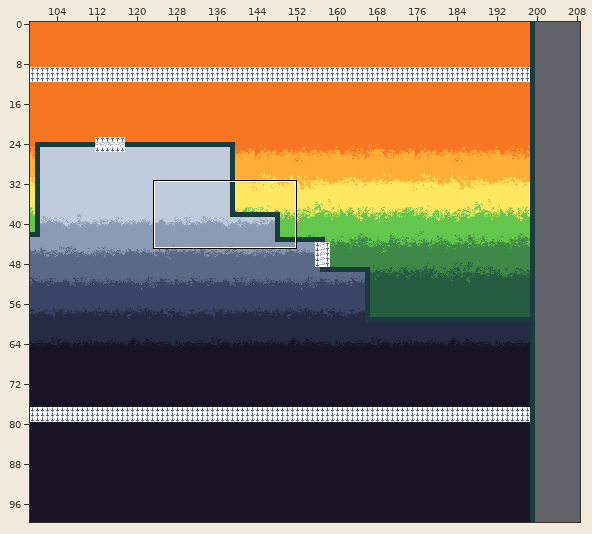
Level history. Tiled map: assets/maps/Test.tmx. Above, an overview of the earlier version with the close-up marked.
Close-up. The starting point:
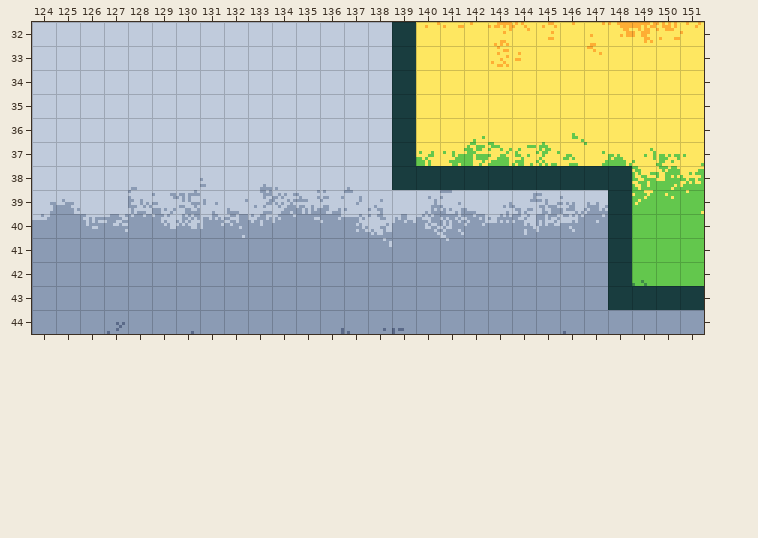
Cells are 8x8 px. Shown: x 124..151, y 32..44. The commit also changed other parts of the map, which this record leaves out. The old version is drawn lined up with the new one.
The same view after the edit:
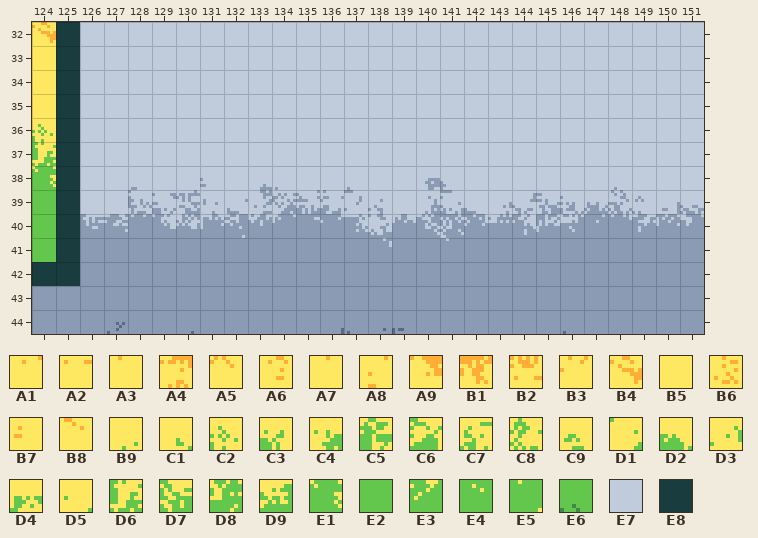
Key: from "Gradient-Green-Orange": A1 267, A2 268, A3 269, A4 270, A5 271, A6 272, A7 273, A8 274, A9 275, B1 276, B2 277, B3 278, B4 284, B5 288, B6 302, B7 303, B8 306, B9 397, C1 401, C2 412, C3 427, C4 428, C5 429, C6 430, C7 431, C8 432, C9 433, D1 434, D2 435, D3 436, D4 437, D5 438, D6 444, D7 468, D8 469, D9 470, E1 476, E2 480, E3 500, E4 501, E5 502, E6 596; from "Gradient-Grey-DarkGrey": E7 0; from "Ground": E8 0.
__ is an empty cell.
The edit:
map size 200x100 -> 250x100 cells
Layer "Bottom Gradient":
The author put tile E7 in row 32 at x 140 to 151; in row 33 at x 139 to 151.
Tile E7 is removed in rows 32 to 33 at x 124 to 125.
Layer "Top Gradient":
The author put tile B4 in row 32 at x 124.
The author put tile B5 in rows 33 to 35 at x 124.
The author put tile C2 in row 36 at x 124.
The author put tile D6 in row 37 at x 124.
The author put tile E1 in row 38 at x 124.
The author put tile E2 in rows 39 to 41 at x 124.
The tile that lay hidden is removed in rows 32 to 37 at x 139; in row 38 at x 139 to 148; in rows 39 to 42 at x 148; in row 43 at x 148 to 151.
Tile A1 is removed in row 32 at x 140.
Tile A2 is removed in row 32 at x 141.
Tile A3 is removed in row 32 at x 142.
Tile A4 is removed in row 32 at x 143.
Tile A5 is removed in row 32 at x 144.
Tile A6 is removed in row 32 at x 145.
Tile A7 is removed in row 32 at x 146.
Tile A8 is removed in row 32 at x 147.
Tile A9 is removed in row 32 at x 148.
Tile B1 is removed in row 32 at x 149.
Tile B2 is removed in row 32 at x 150.
Tile B3 is removed in row 32 at x 151.
Tile B5 is removed in row 33 at x 140 to 142, 145 to 146 and 148 to 151; in rows 34 to 35 at x 140 to 151; in row 36 at x 140 to 141, 143 to 145 and 147 to 151.
Tile B6 is removed in row 33 at x 143.
Tile B7 is removed in row 33 at x 144.
Tile B8 is removed in row 33 at x 147.
Tile B9 is removed in row 36 at x 142.
Tile C1 is removed in row 36 at x 146.
Tile C3 is removed in row 37 at x 140.
Tile C4 is removed in row 37 at x 141.
Tile C5 is removed in row 37 at x 142.
Tile C6 is removed in row 37 at x 143.
Tile C7 is removed in row 37 at x 144.
Tile C8 is removed in row 37 at x 145.
Tile C9 is removed in row 37 at x 146.
Tile D1 is removed in row 37 at x 147.
Tile D2 is removed in row 37 at x 148.
Tile D3 is removed in row 37 at x 149.
Tile D4 is removed in row 37 at x 150.
Tile D5 is removed in row 37 at x 151.
Tile D7 is removed in row 38 at x 149.
Tile D8 is removed in row 38 at x 150.
Tile D9 is removed in row 38 at x 151.
Tile E2 is removed in rows 40 to 41 at x 149 to 151; in row 42 at x 150 to 151.
Tile E3 is removed in row 39 at x 149.
Tile E4 is removed in row 39 at x 150.
Tile E5 is removed in row 39 at x 151.
Tile E6 is removed in row 42 at x 149.
Layer "Ground":
The author put tile E8 in rows 32 to 41 at x 125; in row 42 at x 124 to 125.
Tile E8 is removed in rows 32 to 37 at x 139; in row 38 at x 139 to 148; in rows 39 to 42 at x 148; in row 43 at x 148 to 151.
Pixel boxes of the changes (left, top, right, bottom) in both close-ups:
changed: (32, 22, 80, 286)
changed: (392, 22, 704, 310)
